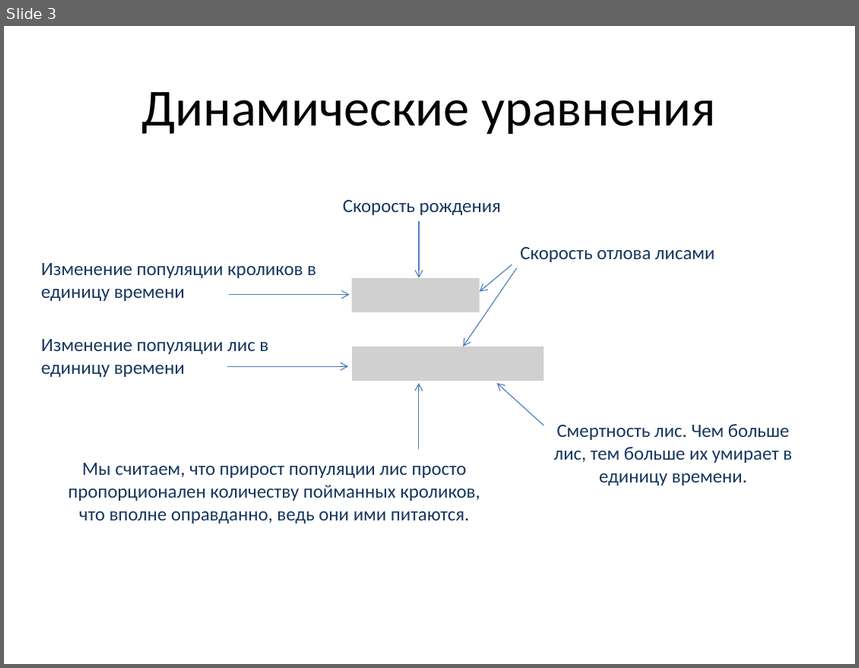
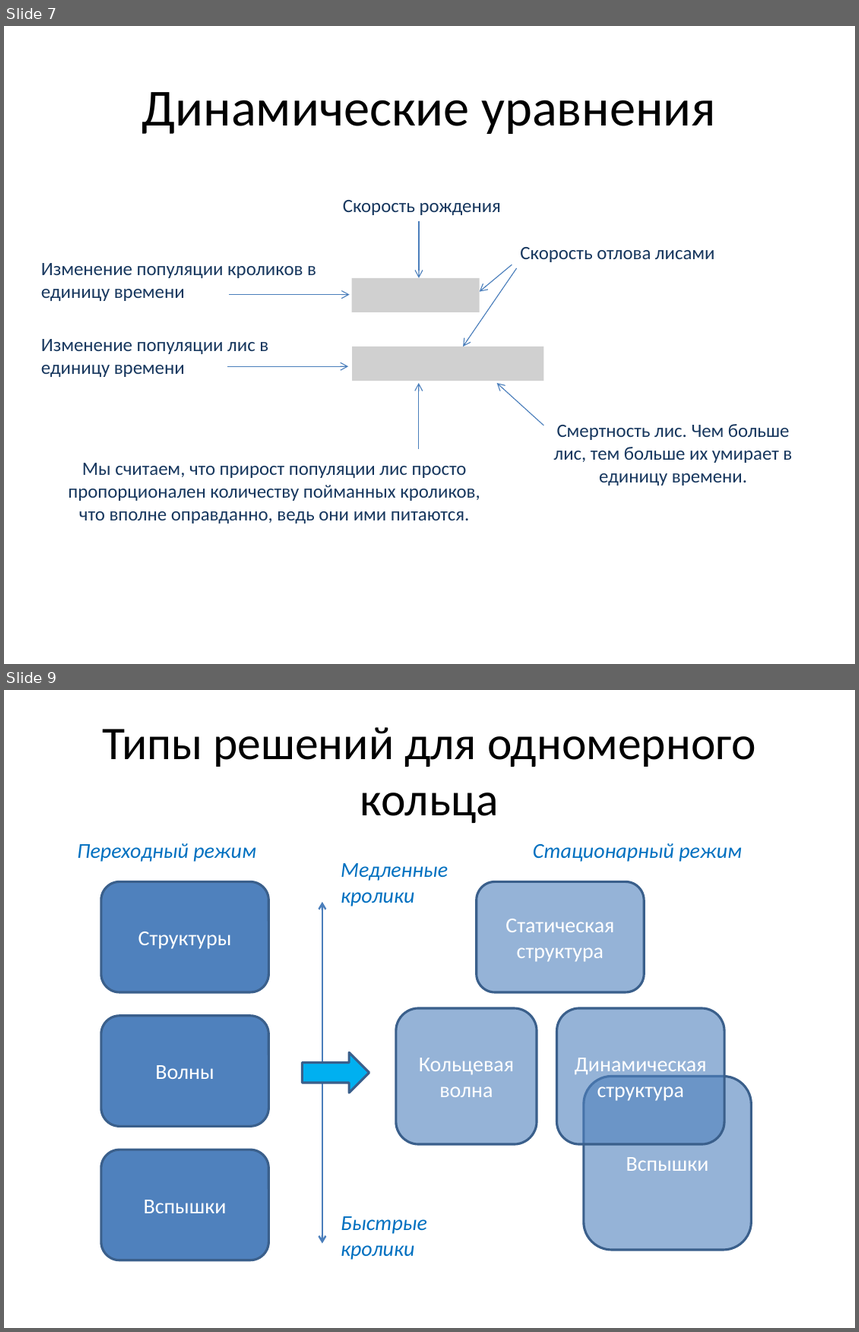
Before and after one commit to olegv142/rabbits, a slide deck: rabbit-foxes.pptx. Shown one above the other, each under a label of ours: slide 3 before the commit, slides 7 and 9 after it; the slides between them are not shown. The pictures are 859x668 and 859x1332 pixels, drawn with LibreOffice and Linux fonts; fonts in the diff are those of the drawing; grey boxes stand for pictures. Boxes give left, top, right and bottom in pixels: in the first picture for what was removed or moved away, otherwise in the second. Text is boxed around its words. In the diff, an @@ line names an element or a change of style, - is before the commit and + after.

```diff
--- a/rabbit-foxes.pptx
+++ b/rabbit-foxes.pptx
@@ slide 9 added at (4, 690, 855, 1328), background #FFFFFF @@
@@ title added at (103, 727, 756, 823), 39.6 pt, text #000000 @@
+Типы решений для одномерного кольца
@@ text added at (77, 844, 256, 862), 18 pt, text #0070C0, italic @@
+Переходный режим
@@ text added at (533, 844, 742, 862), 18 pt, text #0070C0, italic @@
+Стационарный режим
@@ text added at (341, 863, 448, 907), 18 pt, text #0070C0, italic @@
+Медленные кролики
@@ rounded rectangle added at (101, 882, 268, 992), fill #4F81BD, outline #3A5F8C 2 pt, 18 pt, text #FFFFFF @@
+Структуры
@@ rounded rectangle added at (477, 882, 644, 992), fill #4F81BD at 60% opacity, outline #3A5F8C 2 pt, 18 pt, text #FFFFFF @@
+Статическая
+структура
@@ double arrow added from (322, 902) to (322, 1244), #4B7EBC 1.5 pt @@
@@ rounded rectangle added at (396, 1008, 537, 1144), fill #4F81BD at 60% opacity, outline #3A5F8C 2 pt, 18 pt, text #FFFFFF @@
+Кольцевая
+волна
@@ rounded rectangle added at (557, 1008, 725, 1144), fill #4F81BD at 60% opacity, outline #3A5F8C 2 pt, 18 pt, text #FFFFFF @@
+Динамическая
+структура
@@ rounded rectangle added at (101, 1016, 268, 1127), fill #4F81BD, outline #3A5F8C 2 pt, 18 pt, text #FFFFFF @@
+Волны
@@ right arrow added at (302, 1053, 369, 1093), fill #00B0F0, outline #3A5F8C 2 pt @@
@@ rounded rectangle added at (584, 1076, 751, 1250), fill #4F81BD at 60% opacity, outline #3A5F8C 2 pt, 18 pt, text #FFFFFF @@
+Вспышки
@@ rounded rectangle added at (101, 1150, 268, 1260), fill #4F81BD, outline #3A5F8C 2 pt, 18 pt, text #FFFFFF @@
+Вспышки
@@ text added at (341, 1217, 427, 1260), 18 pt, text #0070C0, italic @@
+Быстрые кролики
@@ what was slide 3 is now slide 7 @@
```
Also in this commit, not shown: 2 slides changed, 4 other slides added.
